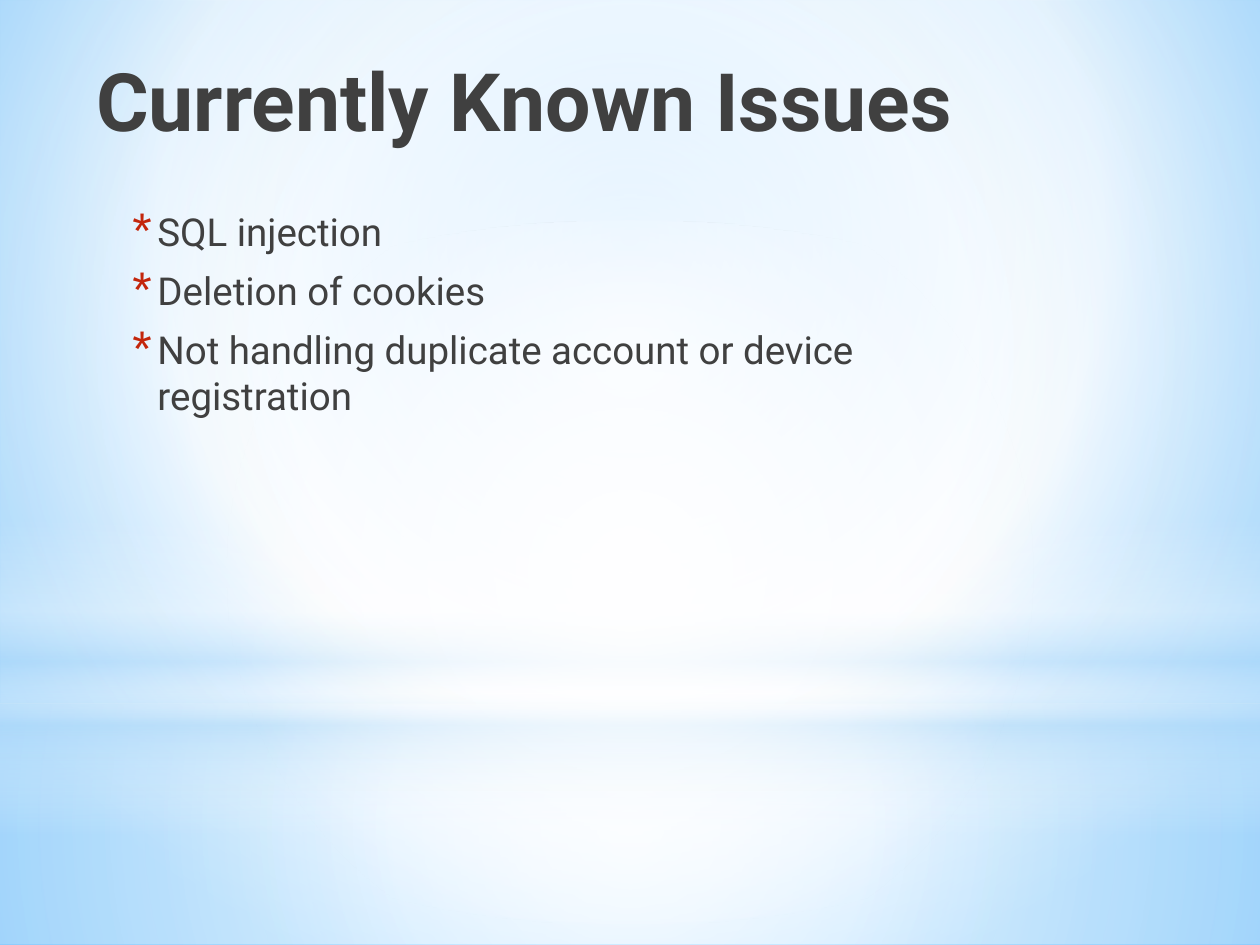
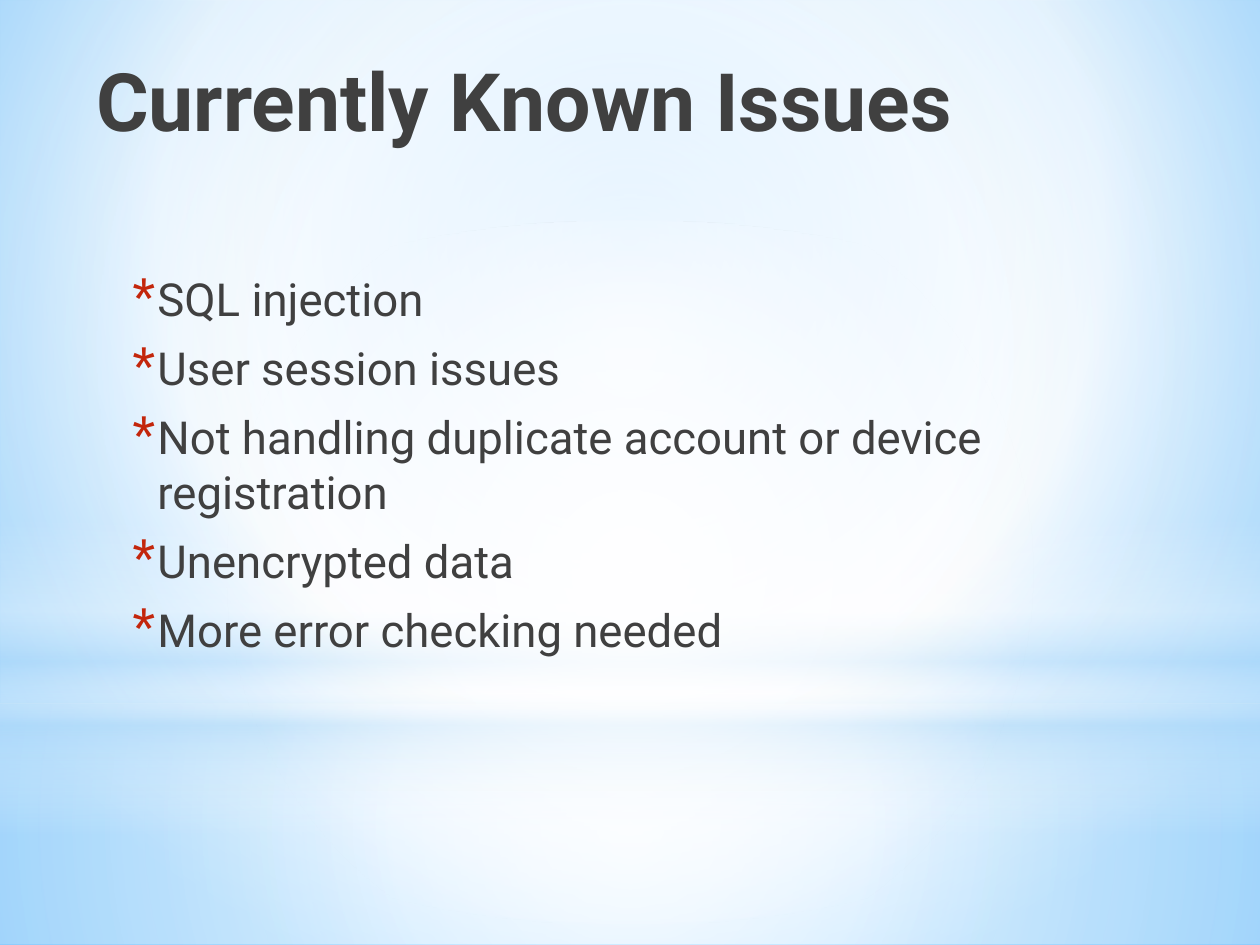
Before and after one commit to LeoYReyes/SeniorDesign, a slide deck: slide 10 of documentation/cycle 2/Cycle2Presentation.pptx (slide 9 before the commit). Drawn at 1260x945 pixels with LibreOffice and Linux fonts; fonts in the diff are those of the drawing. Boxes give left, top, right and bottom in pixels: in the first picture for what was removed or moved away, otherwise in the second. Text is boxed around its words. In the diff, an @@ line names an element or a change of style, - is before the commit and + after.

```diff
--- a/documentation/cycle 2/Cycle2Presentation.pptx
+++ b/documentation/cycle 2/Cycle2Presentation.pptx
@@ text "SQL injection": place and size @@
-text "SQL injection" at [157,218,853,418]
+text "SQL injection" at [157,283,981,657]
@@ text at [157,283,981,519]: size 22 to 26 pt in "SQL injection", "Not handling duplicate account or device registration" @@
@@ text at [157,352,560,386]: text changed; size 22 to 26 pt @@
-* Deletion of cookies
+* User session issues
@@ text at [157,544,722,657]: paragraphs added @@
+* Unencrypted data
+* More error checking needed
```
Also in this commit, not shown: 5 other slides changed, 3 slides added, 1 slide removed.
